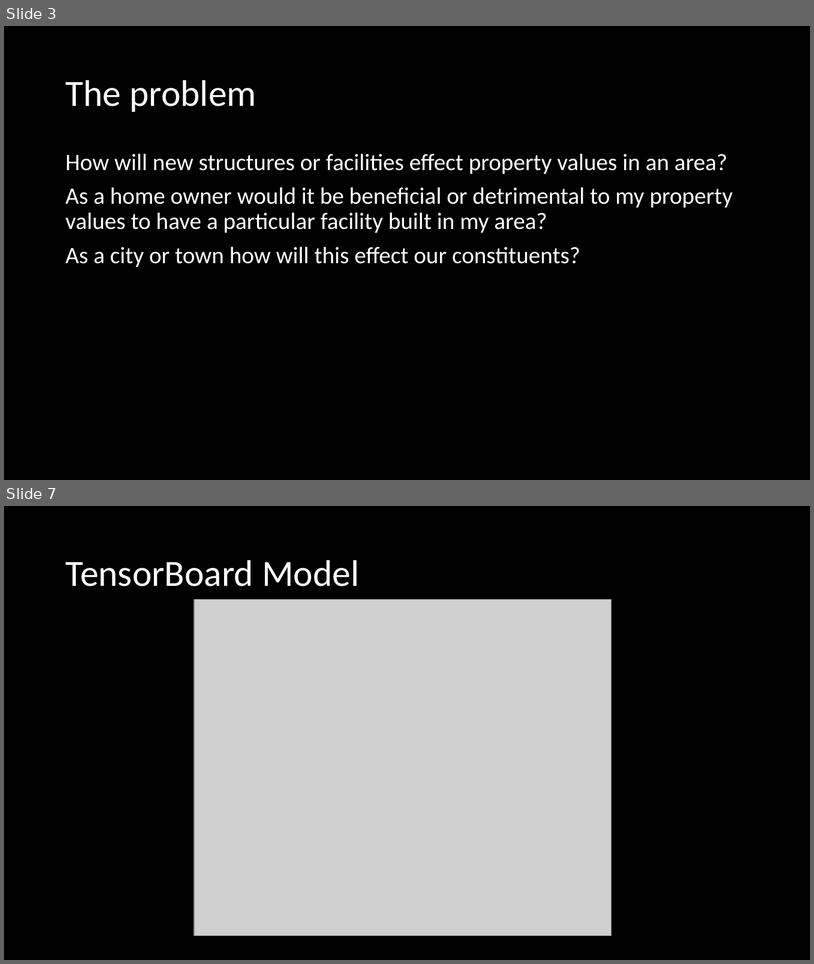
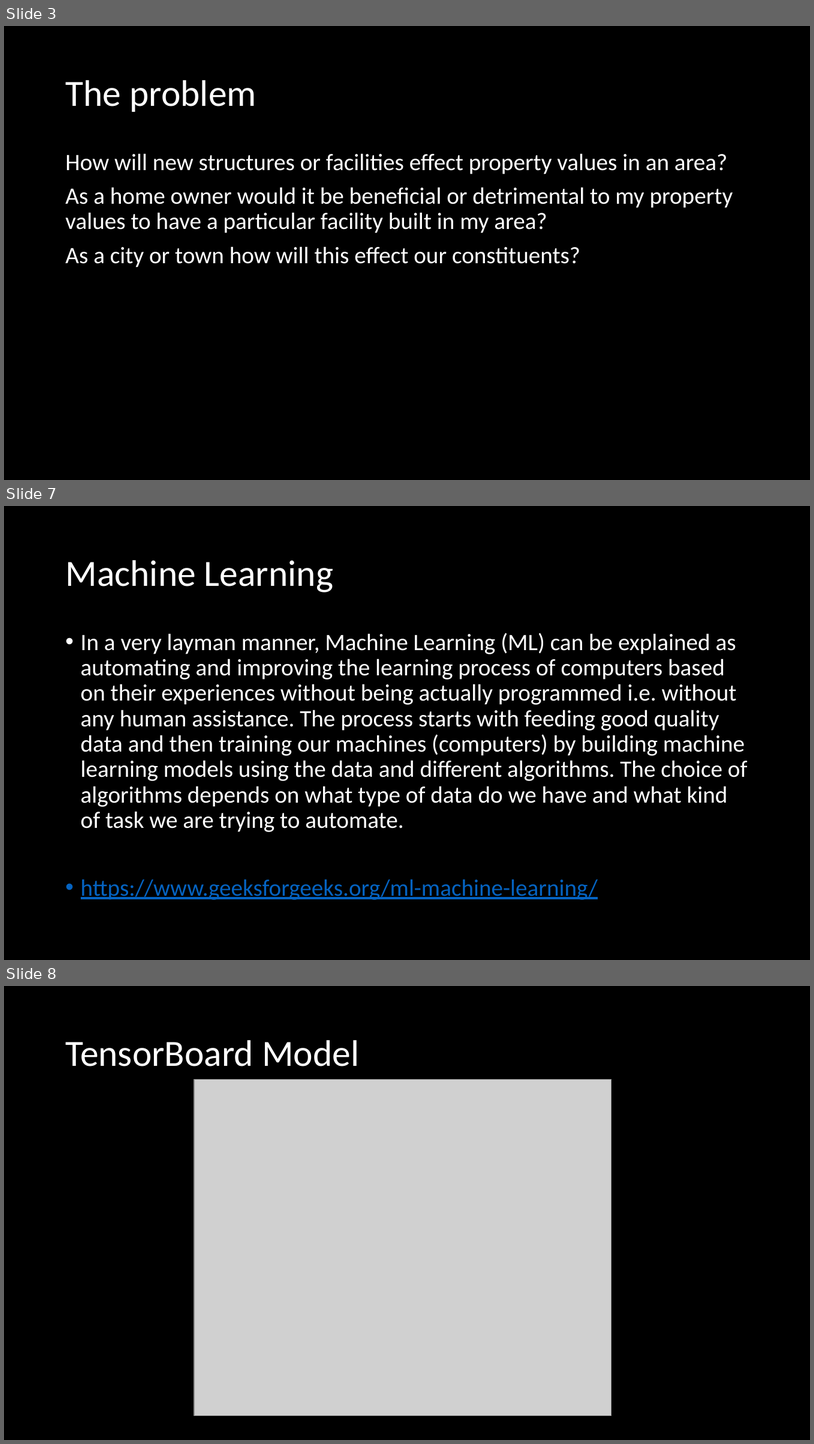
Before and after one commit to milsteam4144/GLAPS, a slide deck: Presentation/GLAPS Presentation.pptx. Shown one above the other, each under a label of ours: slides 3 and 7 before the commit, slides 3, 7 and 8 after it; the slides between them are not shown. The pictures are 814x964 and 814x1444 pixels, drawn with LibreOffice and Linux fonts; fonts in the diff are those of the drawing; grey boxes stand for pictures. Boxes give left, top, right and bottom in pixels: in the first picture for what was removed or moved away, otherwise in the second. Text is boxed around its words. In the diff, an @@ line names an element or a change of style, - is before the commit and + after.

```diff
--- a/Presentation/GLAPS Presentation.pptx
+++ b/Presentation/GLAPS Presentation.pptx
@@ slide 7 added at <box>4,506,810,960</box>, background #000000 @@
@@ title added at <box>65,560,333,592</box>, 44 pt, text #FFFFFF @@
+Machine Learning
@@ text added at <box>81,633,748,900</box>, 28 pt, text #FFFFFF @@
+• In a very layman manner, Machine Learning (ML) can be explained as automating and improving the learning process of computers based on their experiences without being actually programmed i.e. without any human assistance. The process starts with feeding good quality data and then training our machines (computers) by building machine learning models using the data and different algorithms. The choice of algorithms depends on what type of data do we have and what kind of task we are trying to automate.
+• https://www.geeksforgeeks.org/ml-machine-learning/
@@ what was slide 7 is now slide 8 @@
```
Also in this commit, not shown: 5 slides changed, 2 other slides added, 1 slide removed.
